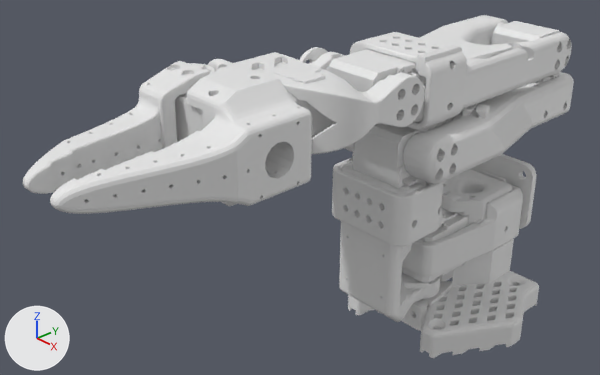
A saved change to the Blender file Practica_2/blender/so100_modelo.blend.
Before and after are seen from a camera (50 mm lens) standing at (0.254, -0.375, 0.283) and looking at (-0.02, -0.121, 0.102). The lights are fixed; the arrows at lower left show +X, +Y and +Z. The first picture is the older version.

The first picture shows 'Base', 'Fixed_Gripper', 'Lower_Arm', 'Moving_Jaw', 'Shoulder_Rotation_Pitch', 'Upper_Arm', 'Wrist_Pitch_Roll'.
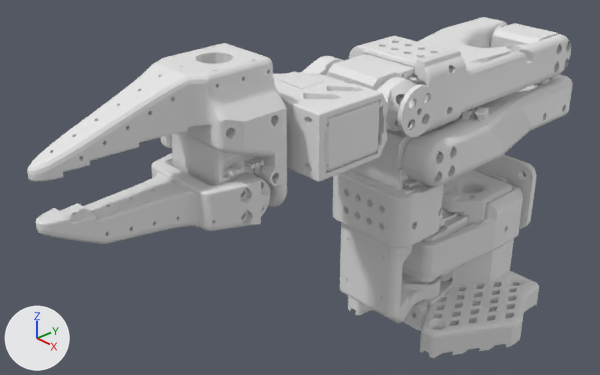
Where the newer file only moved an object's origin or applied its transform, the numbers keep the older frame.

Where the change shows, as pixel boxes [x1, y1, x2, y2] in the pictures (600 x 375 px):
'Fixed_Gripper', reshaped, moved, turned
    before: [50, 59, 312, 214]
    after: [27, 43, 287, 207]
'Moving_Jaw', moved, turned
    before: [23, 61, 215, 194]
    after: [36, 153, 270, 244]
'Shoulder_Rotation_Pitch', moved
    before: [332, 124, 446, 322]
    after: [333, 130, 446, 324]
'Lower_Arm', turned
    before: [326, 15, 572, 130]
    after: [326, 17, 571, 132]
'Wrist_Pitch_Roll', moved, turned
    before: [234, 47, 424, 154]
    after: [273, 56, 436, 182]
'Upper_Arm', moved
    before: [344, 21, 574, 184]
    after: [403, 23, 573, 186]

Patch to the scene script:
```diff
--- a/Practica_2/blender/so100_modelo.blend.py
+++ b/Practica_2/blender/so100_modelo.blend.py
@@ me_fixed_gripper @@
 # used by ob_fixed_gripper; location = (0.0, -0.158, 0.154); rotation_euler = (-1.571, 0.0, 0.0), in degrees (-90, 0, 0)
-me_fixed_gripper.from_pydata(...)  # 4085 vertices, 8326 faces; spans x -0.0304..0.0352, y -0.024..0.024, z -0.1064..0.0
+me_fixed_gripper.from_pydata(...)  # 4085 vertices, 8326 faces; spans x -0.024..0.024, y -0.0304..0.0352, z 0.0..0.1064
+# me_fixed_gripper part 4: the whole mesh is multiplied about the mesh origin by the matrix ((0.0, 1.0, 0.0), (1.0, 0.0, 0.0), (0.0, 0.0, -1.0))
@@ me_lower_arm @@
 # used by ob_lower_arm; location = (-0.0000325, 0.0369, 0.147); rotation_euler = (-1.571, -3.134, 1.571), in degrees (-90, -180, 90)
-me_lower_arm.from_pydata(...)  # 4870 vertices, 9978 faces; spans x -0.012..0.145, y -0.015..0.022, z -0.026..0.035
+me_lower_arm.from_pydata(...)  # 4870 vertices, 9978 faces; spans x -0.015..0.022, y -0.145..0.012, z -0.046..0.015
+# me_lower_arm part 2: the whole mesh is turned -90 degrees about the z axis through its middle, then moved by (-0.063, -0.07, -0.02)
@@ me_moving_jaw @@
-me_moving_jaw.from_pydata(...)  # 1737 vertices, 3542 faces; spans x -0.01..0.0123, y -0.082..0.01, z -0.0241..0.0239
+me_moving_jaw.from_pydata(...)  # 1737 vertices, 3542 faces; spans x -0.0052..0.0428, y -0.0836..0.0083, z -0.033..-0.0107
+# me_moving_jaw part 5: the whole mesh is turned -90 degrees about the y axis through its middle, then moved by (0.0177, -0.0016, -0.0218)
@@ me_upper_arm @@
 # used by ob_upper_arm; location = (0.0, -0.0757, 0.119); rotation_euler = (0.0, -1.571, 0.0), in degrees (0, -90, 0)
-me_upper_arm.from_pydata(...)  # 3601 vertices, 7346 faces; spans x -0.012..0.0382, y -0.0119..0.1302, z -0.0349..0.0351
+me_upper_arm.from_pydata(...)  # 3601 vertices, 7346 faces; spans x -0.0376..0.0126, y -0.0119..0.1302, z -0.0543..0.0157
+# me_upper_arm part 1: the whole mesh is turned -180 degrees about the y axis through its middle, then moved by (-0.0256, 0.0, -0.0194)
@@ me_wrist_pitch_roll @@
 # used by ob_wrist_pitch_roll; location = (-0.0000547, -0.0979, 0.154); rotation_euler = (0.0, -1.571, 0.0), in degrees (0, -90, 0)
-me_wrist_pitch_roll.from_pydata(...)  # 4704 vertices, 9504 faces; spans x -0.016..0.016, y -0.0626..0.012, z -0.0281..0.0352
+me_wrist_pitch_roll.from_pydata(...)  # 4704 vertices, 9504 faces; spans x -0.0163..0.0157, y -0.0625..0.0121, z -0.0153..0.048
+# me_wrist_pitch_roll part 3: the whole mesh is turned 180 degrees about the y axis through its middle, then moved by (-0.0003, 0.0001, 0.0128)
@@ ob_fixed_gripper @@
 ob_fixed_gripper = bpy.data.objects.new('Fixed_Gripper', me_fixed_gripper)
-ob_fixed_gripper.location = (0.0, -0.158, 0.154)
-ob_fixed_gripper.rotation_euler = (-1.571, 0.0, 0.0)  # degrees (-90, 0, 0)
+ob_fixed_gripper.parent = ob_wrist_pitch_roll
+ob_fixed_gripper.matrix_parent_inverse = Matrix(((0.0, 0.0, 1.0, -0.151), (0.0, 1.0, 0.0, 0.098), (-1.0, 0.0, 0.0, 0.0185), (0.0, 0.0, 0.0, 1.0)))
+ob_fixed_gripper.location = (-0.00141, -0.16, 0.151)
+ob_fixed_gripper.rotation_euler = (1.571, 0.0, 0.0)  # degrees (90, 0, 0)
@@ ob_lower_arm @@
 ob_lower_arm = bpy.data.objects.new('Lower_Arm', me_lower_arm)
-ob_lower_arm.location = (-0.0000325, 0.0369, 0.147)
-ob_lower_arm.rotation_euler = (-1.571, -3.134, 1.571)  # degrees (-90, -180, 90)
+ob_lower_arm.parent = ob_upper_arm
+ob_lower_arm.matrix_parent_inverse = Matrix(((0.0, 0.0, -1.0, 0.118), (0.0, 1.0, 0.0, 0.0756), (1.0, 0.0, 0.0, -0.0187), (0.0, 0.0, 0.0, 1.0)))
+ob_lower_arm.location = (-0.02, 0.0369, 0.146)
+ob_lower_arm.rotation_euler = (0.0, -1.571, 0.0)  # degrees (0, -90, 0)
@@ ob_shoulder_rotation_pitch @@
 ob_shoulder_rotation_pitch = bpy.data.objects.new('Shoulder_Rotation_Pitch', me_shoulder_rotation_pitch)
-ob_shoulder_rotation_pitch.location = (-0.000167, -0.0452, 0.017)
+ob_shoulder_rotation_pitch.location = (0.0, -0.045, 0.016)
@@ ob_upper_arm @@
 ob_upper_arm = bpy.data.objects.new('Upper_Arm', me_upper_arm)
-ob_upper_arm.location = (0.0, -0.0757, 0.119)
-ob_upper_arm.rotation_euler = (0.0, -1.571, 0.0)  # degrees (0, -90, 0)
+ob_upper_arm.location = (0.0187, -0.0756, 0.118)
+ob_upper_arm.rotation_euler = (0.0, 1.571, 0.0)  # degrees (0, 90, 0)
@@ ob_wrist_pitch_roll @@
 ob_wrist_pitch_roll = bpy.data.objects.new('Wrist_Pitch_Roll', me_wrist_pitch_roll)
-ob_wrist_pitch_roll.location = (-0.0000547, -0.0979, 0.154)
+ob_wrist_pitch_roll.parent = ob_lower_arm
+ob_wrist_pitch_roll.matrix_parent_inverse = Matrix(((0.0, 0.0, 1.0, -0.146), (0.0, 1.0, 0.0, -0.0369), (-1.0, 0.0, 0.0, -0.02), (0.0, 0.0, 0.0, 1.0)))
+ob_wrist_pitch_roll.location = (0.0185, -0.098, 0.151)
 ob_wrist_pitch_roll.rotation_euler = (0.0, -1.571, 0.0)  # degrees (0, -90, 0)
```
